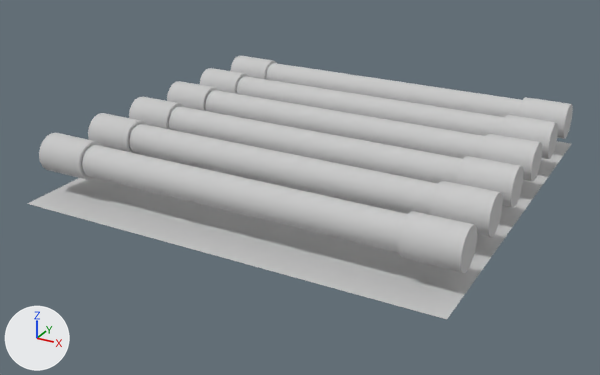
Before and after pictures for a commit that changed the FBX model Assets/_Project/Models/CeilingLamp.FBX.
The view is the same before and after, from a 50 mm camera at (0.556, -1.087, 0.462) aimed at (-0.021, -0.036, -0.063). The lights are fixed; the arrows at lower left show +X, +Y and +Z.

In view in the first picture: 'Lamp'.
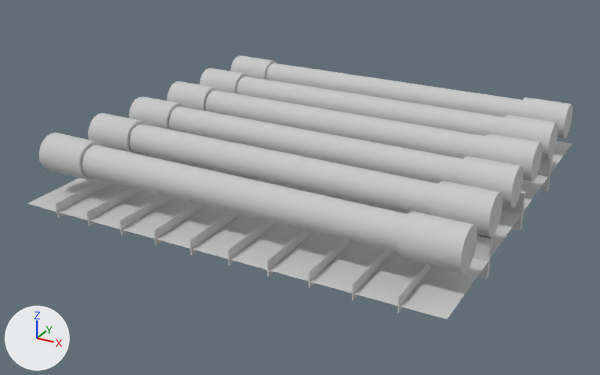
What the commit changed:
Material '02 - Default' (mat_02___default) is new.
Its base color is (0.588, 0.588, 0.588) (light grey #cacaca).
Its roughness is 0.859.
me_mesh has 1518 vertices, 3004 faces and spans x -0.319..0.319, y -0.316..0.316, z -0.044..0.044.
me_mesh is used by ob_lamp; location (0.0, 0.0, 0.0).
me_mesh part 1: a new loose piece, a box spanning x 0.2601..0.2618, y -0.3157..0.3157, z -0.0533..-0.0303, in mat_02___default (light grey #cacaca).
me_mesh part 2: a new loose piece, a box spanning x 0.2021..0.2038, y -0.3157..0.3157, z -0.0533..-0.0303, in mat_02___default (light grey #cacaca).
me_mesh part 3: a new loose piece, a box spanning x 0.1441..0.1458, y -0.3157..0.3157, z -0.0533..-0.0303, in mat_02___default (light grey #cacaca).
me_mesh part 4: a new loose piece, a box spanning x 0.0861..0.0878, y -0.3157..0.3157, z -0.0533..-0.0303, in mat_02___default (light grey #cacaca).
me_mesh part 5: a new loose piece, a box spanning x 0.0281..0.0298, y -0.3157..0.3157, z -0.0533..-0.0303, in mat_02___default (light grey #cacaca).
me_mesh part 6: a new loose piece, a box spanning x -0.2618..-0.2601, y -0.3157..0.3157, z -0.0533..-0.0303, in mat_02___default (light grey #cacaca).
me_mesh part 7: a new loose piece, a box spanning x -0.2038..-0.2021, y -0.3157..0.3157, z -0.0533..-0.0303, in mat_02___default (light grey #cacaca).
me_mesh part 8: a new loose piece, a box spanning x -0.1458..-0.1441, y -0.3157..0.3157, z -0.0533..-0.0303, in mat_02___default (light grey #cacaca).
me_mesh part 9: a new loose piece, a box spanning x -0.0878..-0.0861, y -0.3157..0.3157, z -0.0533..-0.0303, in mat_02___default (light grey #cacaca).
me_mesh part 10: a new loose piece, a box spanning x -0.0298..-0.0281, y -0.3157..0.3157, z -0.0533..-0.0303, in mat_02___default (light grey #cacaca).
me_mesh part 11: a new loose piece, a box spanning x -0.3189..0.3189, y -0.0044..0.0044, z -0.0709..-0.0127, in mat_02___default (light grey #cacaca).
me_mesh part 12: a new loose piece, a box spanning x -0.3189..0.3189, y -0.1622..-0.1535, z -0.0709..-0.0127, in mat_02___default (light grey #cacaca).
me_mesh part 13: a new loose piece, a box spanning x -0.3189..0.3189, y 0.1535..0.1622, z -0.0709..-0.0127, in mat_02___default (light grey #cacaca).
me_mesh now uses material mat_02___default (light grey #cacaca).

Changed parts and their boxes [x1, y1, x2, y2] in the pictures (600 x 375 px):
part 1 of me_mesh, added: after [397, 264, 433, 313]
part 2 of me_mesh, added: after [352, 250, 393, 300]
part 3 of me_mesh, added: after [308, 239, 352, 288]
part 4 of me_mesh, added: after [267, 230, 313, 277]
part 5 of me_mesh, added: after [227, 220, 276, 265]
part 6 of me_mesh, added: after [56, 180, 112, 218]
part 7 of me_mesh, added: after [87, 187, 143, 227]
part 8 of me_mesh, added: after [120, 195, 173, 236]
part 9 of me_mesh, added: after [154, 203, 206, 245]
part 10 of me_mesh, added: after [190, 212, 241, 255]
part 11 of me_mesh, added: after [502, 190, 526, 231]
part 12 of me_mesh, added: after [473, 234, 493, 280]
part 13 of me_mesh, added: after [538, 155, 553, 191]
